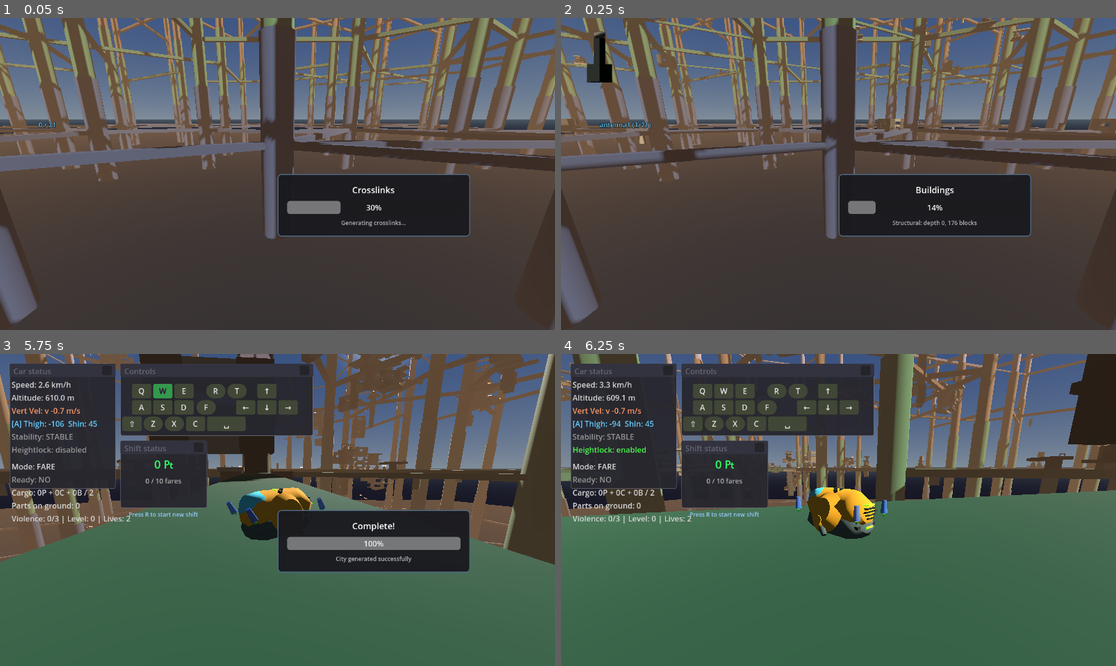
Above: before the commit, frames 1-4 (two rows, left to right).
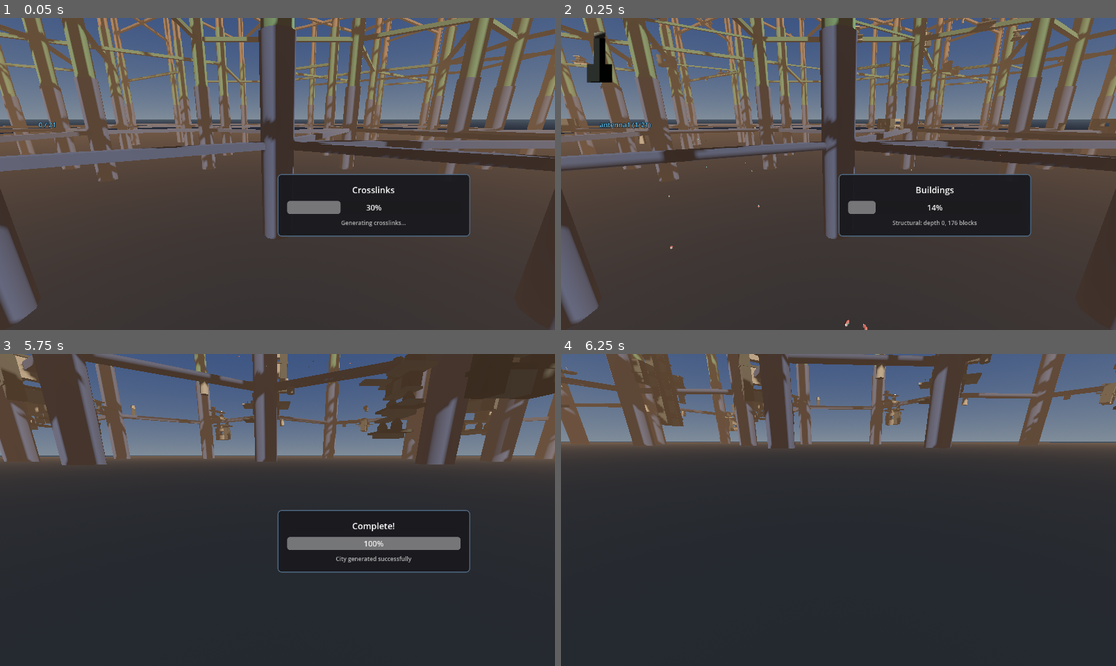
Above: after the commit, the same moments.

Repository: TaxiService/fcar
Game: Godot game, scene res://city/city_test.tscn
Same seed, same stepped clock (60 frames per second), same inputs: the game is played once before the commit and once after it.
Inputs (mouse positions are in pixels of both pictures, inside the frame that each line leads up to):
- Up to frame 1 (0.05 s): no input
- Up to frame 2 (0.25 s): no input
- Up to frame 3 (5.75 s): tap Enter at 0.5 s; move the mouse to (305, 510) at 0.52 s; hold W (forward) from 0.53 s (still down); tap Shift (boost) at 0.6 s; click (305, 510) at 0.67 s; tap Space (jump) at 0.77, 1.52, 3.02, 3.77, 4.52 s; move the mouse to (249, 510) at 1.27 s; tap R (confirm) at 1.35 s; move the mouse to (288, 503) at 2.02 s; tap C (crouch) at 2.1 s; move the mouse to (271, 516) at 2.77 s; tap V (toggle_auto_hover) at 2.85 s; click (271, 516) at 2.92 s; move the mouse to (316, 513) at 3.52 s; hold F (toggle_control_lock) 3.53-4.28 s; move the mouse to (233, 506) at 4.27 s; tap Ctrl at 4.35 s; move the mouse to (283, 510) at 5.02 s; tap Alt at 5.1 s; click (283, 510) at 5.17 s
- Up to frame 4 (6.25 s): release W (forward) at 5.75 s; drag from (755, 432) to (727, 525) at 5.77 s

Frame 1 is identical in both runs. In frame 2, less than 0.1% of the frame differs, in the area x 19-80%, y 4-100%; in frame 3, 77%; in frame 4, 85%, in the area x 0-100%, y 0-100%.

Commit message:
densify highway network, make HighwayGenerator a scene node
HighwayGenerator now produces ~58 routes: multiple ring radii
(outer/mid/inner) with density falloff, intermediate height levels,
all 3 hex-safe cross angles, and paired bidirectional lanes.
Inner rings get scaled spire avoidance (3x strength, 3 passes).
Debug draw supports height and type filtering.

Moved HighwayGenerator from programmatic instantiation to a child
node in city_test.tscn so exports are editable in the inspector.

Co-Authored-By: Claude Opus 4.6 <noreply@anthropic.com>

Diff:
--- a/city/CityGenerator.gd
+++ b/city/CityGenerator.gd
@@ -143,6 +143,7 @@
 
 @export_category("Highways")
 @export var generate_highways: bool = true
+@export var highway_generator_path: NodePath
 var highway_generator: HighwayGenerator
 
 var _rng: RandomNumberGenerator = RandomNumberGenerator.new()
@@ -212,10 +213,9 @@
 	if building_generator:
 		building_generator.reparent(buildings_container)
 
-	# Create HighwayGenerator
-	highway_generator = HighwayGenerator.new()
-	highway_generator.name = "HighwayGenerator"
-	add_child(highway_generator)
+	# Resolve HighwayGenerator from NodePath
+	if highway_generator_path:
+		highway_generator = get_node(highway_generator_path) as HighwayGenerator
 
 func _initialize_rng():
 	if use_random_seed:
--- a/city/HighwayGenerator.gd
+++ b/city/HighwayGenerator.gd
@@ -3,7 +3,7 @@
 
 class HighwayRoute extends RefCounted:
 	var curve: Curve3D
-	var height_level: int       # Biome border index (1, 2, 3...)
+	var height_level: int       # Sequential height index
 	var route_type: String      # "ring" or "cross"
 	var tube_radius: float
 	var speed_limit: float
@@ -12,8 +12,11 @@
 
 @export_category("Highway Generation")
 @export var generate_highways: bool = true
-@export var ring_highways_per_border: int = 1
-@export var cross_highway_count: int = 2
+@export var ring_radii_count: int = 3     # 1=outer, 2=outer+mid, 3=outer+mid+inner
+@export var height_levels_per_border: int = 2  # Subdivisions per biome (1=borders only, 2=+midpoints)
+@export var cross_angles_count: int = 3   # 1-3 unique hex-safe angles
+@export var paired_lanes: bool = true
+@export var lane_separation: float = 60.0
 @export var tube_radius: float = 40.0
 @export var ring_radius_offset: float = 50.0
 @export var spire_avoidance_radius: float = 90.0
@@ -23,11 +26,16 @@
 
 @export_category("Debug")
 @export var debug_draw_highways: bool = false
+@export var debug_draw_height_filter: float = -1.0  # -1 = all, otherwise only near this Y
+@export var debug_draw_type_filter: String = ""       # "" = all, "ring" or "cross"
 
 var routes: Array = []  # Array of HighwayRoute
 var _rng: RandomNumberGenerator = RandomNumberGenerator.new()
 var _debug_container: Node3D = null
 
+# Hex face-center safe angles (perpendicular to vertex directions for pointy-top hex)
+const SAFE_CROSS_ANGLES = [0.0, PI / 3.0, 2.0 * PI / 3.0]
+
 func set_seed(seed_value: int):
 	_rng.seed = seed_value
 
@@ -37,26 +45,26 @@
 
 	_clear()
 
-	var biome_height = city_gen.spire_height / city_gen.biome_count
-
-	# Ring highways at each biome border (skip ground level border 0)
-	for border_idx in range(1, city_gen.biome_count):
-		var border_y = biome_height * border_idx
-		for i in range(ring_highways_per_border):
-			var route = _generate_ring_highway(city_gen, border_y, border_idx, i)
-			if route:
-				routes.append(route)
-
-	# Cross highways along hex face-center directions (safe angles that avoid spires)
-	# Pointy-top hex has vertices at 30°+n*60°, so face-centers are at n*60° (0°, 60°, 120°)
-	var safe_angles = [0.0, PI / 3.0, 2.0 * PI / 3.0]
-	for i in range(cross_highway_count):
-		var border_idx = (i % (city_gen.biome_count - 1)) + 1
-		var border_y = biome_height * border_idx
-		var angle = safe_angles[i % safe_angles.size()]
-		var route = _generate_cross_highway(city_gen, border_y, border_idx, angle)
-		if route:
-			routes.append(route)
+	var max_spire_dist = _get_max_spire_radius(city_gen)
+
+	# Calculate all height levels and ring radii
+	var heights = _calc_height_levels(city_gen)
+	var ring_radii = _calc_ring_radii(max_spire_dist)
+
+	# Generate ring highways
+	for h_idx in range(heights.size()):
+		var y = heights[h_idx]
+		for r_idx in range(ring_radii.size()):
+			if not _should_generate_ring(r_idx, h_idx):
+				continue
+			_generate_ring_pair(city_gen, y, h_idx, ring_radii[r_idx], r_idx, max_spire_dist)
+
+	# Generate cross highways
+	var num_angles = mini(cross_angles_count, SAFE_CROSS_ANGLES.size())
+	for h_idx in range(heights.size()):
+		var y = heights[h_idx]
+		for a_idx in range(num_angles):
+			_generate_cross_pair(city_gen, y, h_idx, SAFE_CROSS_ANGLES[a_idx], max_spire_dist)
 
 	var ring_count = 0
 	var cross_count = 0
@@ -65,7 +73,8 @@
 			ring_count += 1
 		else:
 			cross_count += 1
-	print("HighwayGenerator: Generated %d routes (%d ring, %d cross)" % [routes.size(), ring_count, cross_count])
+	print("HighwayGenerator: Generated %d routes (%d ring, %d cross) across %d heights, %d ring radii" % [
+		routes.size(), ring_count, cross_count, heights.size(), ring_radii.size()])
 
 	if debug_draw_highways:
 		_draw_debug()
@@ -75,6 +84,36 @@
 	if _debug_container:
 		_debug_container.queue_free()
 		_debug_container = null
+
+# --- Height and radius calculation ---
+
+func _calc_height_levels(city_gen: CityGenerator) -> Array[float]:
+	var heights: Array[float] = []
+	var total_sub = city_gen.biome_count * height_levels_per_border
+	var spacing = city_gen.spire_height / total_sub
+	var max_y = city_gen.spire_height * float(city_gen.biome_count - 1) / city_gen.biome_count
+	for i in range(1, total_sub):
+		var y = spacing * i
+		if y <= max_y:
+			heights.append(y)
+	return heights
+
+func _calc_ring_radii(max_spire_dist: float) -> Array[float]:
+	var radii: Array[float] = []
+	radii.append(max_spire_dist + ring_radius_offset)  # Outer — clear of all spires
+	if ring_radii_count >= 2:
+		radii.append(max_spire_dist * 0.6)  # Mid — between hex ring 1 and 2
+	if ring_radii_count >= 3:
+		radii.append(max_spire_dist * 0.3)  # Inner — between center and hex ring 1
+	return radii
+
+func _should_generate_ring(radius_idx: int, height_idx: int) -> bool:
+	# Density falloff: inner rings get fewer height levels
+	match radius_idx:
+		0: return true                   # Outer: all heights
+		1: return height_idx % 2 == 0    # Mid: every other
+		2: return height_idx % 3 == 0    # Inner: every 3rd
+	return true
 
 func _get_max_spire_radius(city_gen: CityGenerator) -> float:
 	var max_dist = 0.0
@@ -84,147 +123,198 @@
 			max_dist = dist
 	return max_dist
 
-func _generate_ring_highway(city_gen: CityGenerator, base_y: float, border_idx: int, ring_index: int) -> HighwayRoute:
-	var max_spire_dist = _get_max_spire_radius(city_gen)
-	var ring_radius = max_spire_dist + ring_radius_offset + ring_index * tube_radius * 2.5
-
-	var circumference = TAU * ring_radius
-	var num_points = maxi(12, int(circumference / waypoint_spacing))
-
-	# Phase offset for organic undulation
+# --- Avoidance parameters per ring tier ---
+
+func _avoidance_strength(radius_idx: int, max_spire_dist: float, radius: float) -> float:
+	var fraction = clampf(radius / (max_spire_dist + ring_radius_offset), 0.0, 1.0)
+	return 1.0 + (1.0 - fraction) * 2.0  # Inner=3x, outer=1x
+
+func _avoidance_passes(radius_idx: int) -> int:
+	if radius_idx == 0:
+		return 1
+	if radius_idx == 1:
+		return 2
+	return 3
+
+func _spacing_for_radius(radius_idx: int) -> float:
+	# Tighter spacing for interior rings (more obstacles to weave through)
+	if radius_idx == 0:
+		return waypoint_spacing
+	return waypoint_spacing * 0.7
+
+# --- Ring highway generation ---
+
+func _generate_ring_pair(city_gen: CityGenerator, y: float, h_idx: int, radius: float, r_idx: int, max_spire_dist: float):
+	var strength = _avoidance_strength(r_idx, max_spire_dist, radius)
+	var passes = _avoidance_passes(r_idx)
+	var spacing = _spacing_for_radius(r_idx)
+
+	if paired_lanes:
+		var r_inner = radius - lane_separation * 0.5
+		var r_outer = radius + lane_separation * 0.5
+
+		var pts_a = _generate_ring_points(city_gen, y, r_inner, spacing, strength, passes)
+		_add_route(_build_loop_curve(pts_a), h_idx, "ring")
+
+		var pts_b = _generate_ring_points(city_gen, y, r_outer, spacing, strength, passes)
+		pts_b.reverse()
+		_add_route(_build_loop_curve(pts_b), h_idx, "ring")
+	else:
+		var pts = _generate_ring_points(city_gen, y, radius, spacing, strength, passes)
+		_add_route(_build_loop_curve(pts), h_idx, "ring")
+
+func _generate_ring_points(city_gen: CityGenerator, base_y: float, radius: float,
+		spacing: float, strength: float, passes: int) -> Array[Vector3]:
+	var circumference = TAU * radius
+	var num_points = maxi(12, int(circumference / spacing))
 	var phase = _rng.randf() * TAU
-
 	var points: Array[Vector3] = []
 
 	for i in range(num_points):
 		var angle = TAU * i / num_points
-		var x = cos(angle) * ring_radius
-		var z = sin(angle) * ring_radius
-
-		# Multi-frequency Y undulation for organic feel
+		var x = cos(angle) * radius
+		var z = sin(angle) * radius
+
 		var y_offset = sin(angle * 3.0 + phase) * y_undulation_amplitude * 0.7 \
 			+ sin(angle * 7.0 + phase * 2.3) * y_undulation_amplitude * 0.3
 		var y = base_y + y_offset
 
 		var point = Vector3(x, y, z)
-		point = _avoid_spires(point, city_gen.spire_positions)
+		for p in range(passes):
+			point = _avoid_spires(point, city_gen.spire_positions, strength)
 		points.append(point)
 
-	# Build Curve3D with smooth handles and loop closure
+	return points
+
+# --- Cross highway generation ---
+
+func _generate_cross_pair(city_gen: CityGenerator, y: float, h_idx: int, angle: float, max_spire_dist: float):
+	var extent = max_spire_dist + ring_radius_offset + 100.0
+	var strength = _avoidance_strength(0, max_spire_dist, extent)
+	var passes = 1
+
+	var center_pts = _generate_cross_points(city_gen, y, angle, extent, strength, passes)
+
+	if paired_lanes:
+		var perp = Vector3(-sin(angle), 0, cos(angle))
+		var offset = perp * lane_separation * 0.5
+
+		var pts_a: Array[Vector3] = []
+		for pt in center_pts:
+			pts_a.append(pt + offset)
+		_add_route(_build_open_curve(pts_a), h_idx, "cross")
+
+		var pts_b: Array[Vector3] = []
+		for pt in center_pts:
+			pts_b.append(pt - offset)
+		pts_b.reverse()
+		_add_route(_build_open_curve(pts_b), h_idx, "cross")
+	else:
+		_add_route(_build_open_curve(center_pts), h_idx, "cross")
+
+func _generate_cross_points(city_gen: CityGenerator, base_y: float, direction_angle: float,
+		extent: float, strength: float, passes: int) -> Array[Vector3]:
+	var dir = Vector2(cos(direction_angle), sin(direction_angle))
+	var start_2d = -dir * extent
+	var end_2d = dir * extent
+
+	var total_dist = start_2d.distance_to(end_2d)
+	var num_segments = maxi(4, int(total_dist / waypoint_spacing))
+
+	var phase = _rng.randf() * TAU
+	var points: Array[Vector3] = []
+
+	for i in range(num_segments + 1):
+		var t = float(i) / num_segments
+		var pos_2d = start_2d.lerp(end_2d, t)
+
+		var center_weight = sin(t * PI)
+		var y_offset = sin(t * PI * 4.0 + phase) * y_undulation_amplitude * center_weight
+		var y = base_y + y_offset
+
+		var point = Vector3(pos_2d.x, y, pos_2d.y)
+		for p in range(passes):
+			point = _avoid_spires(point, city_gen.spire_positions, strength)
+		points.append(point)
+
+	return points
+
+# --- Route creation helpers ---
+
+func _add_route(curve: Curve3D, h_idx: int, type: String):
+	if not curve:
+		return
+	var route = HighwayRoute.new()
+	route.curve = curve
+	route.height_level = h_idx
+	route.route_type = type
+	route.tube_radius = tube_radius
+	route.speed_limit = default_speed_limit
+	route.is_loop = (type == "ring")
+	route.total_length = curve.get_baked_length()
+	routes.append(route)
+
+func _build_loop_curve(points: Array[Vector3]) -> Curve3D:
+	if points.size() < 3:
+		return null
+
 	var curve = Curve3D.new()
-
 	for i in range(points.size()):
 		var prev_idx = (i - 1 + points.size()) % points.size()
 		var next_idx = (i + 1) % points.size()
-
-		var to_next = points[next_idx] - points[i]
-		var to_prev = points[prev_idx] - points[i]
-		var tangent = (to_next - to_prev).normalized()
+		var tangent = (points[next_idx] - points[prev_idx]).normalized()
 		var handle_len = points[i].distance_to(points[next_idx]) * 0.33
-
 		curve.add_point(points[i], -tangent * handle_len, tangent * handle_len)
 
-	# Close the loop by duplicating first point at the end
+	# Close the loop by duplicating first point
 	var p0 = points[0]
-	var prev_last = points[points.size() - 1]
-	var next_first = points[1]
-	var close_tangent = (next_first - prev_last).normalized()
-	var close_handle_len = p0.distance_to(next_first) * 0.33
-	curve.add_point(p0, -close_tangent * close_handle_len, close_tangent * close_handle_len)
-
-	var route = HighwayRoute.new()
-	route.curve = curve
-	route.height_level = border_idx
-	route.route_type = "ring"
-	route.tube_radius = tube_radius
-	route.speed_limit = default_speed_limit
-	route.is_loop = true
-	route.total_length = curve.get_baked_length()
-
-	print("  Ring highway at y=%.0f, radius=%.0f, %d points, length=%.0fm" % [
-		base_y, ring_radius, num_points, route.total_length])
-
-	return route
-
-func _generate_cross_highway(city_gen: CityGenerator, base_y: float, border_idx: int, direction_angle: float) -> HighwayRoute:
-	var max_spire_dist = _get_max_spire_radius(city_gen)
-	var extent = max_spire_dist + ring_radius_offset + 100.0
-
-	var dir = Vector2(cos(direction_angle), sin(direction_angle))
-	var start_2d = -dir * extent
-	var end_2d = dir * extent
-
-	var total_dist = start_2d.distance_to(end_2d)
-	var num_segments = maxi(4, int(total_dist / waypoint_spacing))
-
-	var phase = _rng.randf() * TAU
-	var points: Array[Vector3] = []
-
-	for i in range(num_segments + 1):
-		var t = float(i) / num_segments
-		var pos_2d = start_2d.lerp(end_2d, t)
-
-		# Y undulation — gentler near endpoints, stronger in the middle
-		var center_weight = sin(t * PI)  # 0 at ends, 1 at middle
-		var y_offset = sin(t * PI * 4.0 + phase) * y_undulation_amplitude * center_weight
-		var y = base_y + y_offset
-
-		var point = Vector3(pos_2d.x, y, pos_2d.y)
-		point = _avoid_spires(point, city_gen.spire_positions)
-		points.append(point)
-
-	# Build Curve3D with smooth handles (open-ended)
+	var close_tangent = (points[1] - points[points.size() - 1]).normalized()
+	var close_len = p0.distance_to(points[1]) * 0.33
+	curve.add_point(p0, -close_tangent * close_len, close_tangent * close_len)
+
+	return curve
+
+func _build_open_curve(points: Array[Vector3]) -> Curve3D:
+	if points.size() < 2:
+		return null
+
 	var curve = Curve3D.new()
-
 	for i in range(points.size()):
 		var in_handle = Vector3.ZERO
 		var out_handle = Vector3.ZERO
 
 		if i > 0 and i < points.size() - 1:
-			var to_next = points[i + 1] - points[i]
-			var to_prev = points[i - 1] - points[i]
-			var tangent = (to_next - to_prev).normalized()
+			var tangent = (points[i + 1] - points[i - 1]).normalized()
 			var handle_len = points[i].distance_to(points[i + 1]) * 0.33
 			in_handle = -tangent * handle_len
 			out_handle = tangent * handle_len
-		elif i == 0 and points.size() > 1:
+		elif i == 0:
 			var tangent = (points[1] - points[0]).normalized()
-			var handle_len = points[0].distance_to(points[1]) * 0.33
-			out_handle = tangent * handle_len
-		elif i == points.size() - 1 and points.size() > 1:
+			out_handle = tangent * points[0].distance_to(points[1]) * 0.33
+		else:  # last point
 			var tangent = (points[i] - points[i - 1]).normalized()
-			var handle_len = points[i - 1].distance_to(points[i]) * 0.33
-			in_handle = -tangent * handle_len
+			in_handle = -tangent * points[i - 1].distance_to(points[i]) * 0.33
 
 		curve.add_point(points[i], in_handle, out_handle)
 
-	var route = HighwayRoute.new()
-	route.curve = curve
-	route.height_level = border_idx
-	route.route_type = "cross"
-	route.tube_radius = tube_radius
-	route.speed_limit = default_speed_limit
-	route.is_loop = false
-	route.total_length = curve.get_baked_length()
-
-	print("  Cross highway at y=%.0f, angle=%.0f°, %d points, length=%.0fm" % [
-		base_y, rad_to_deg(direction_angle), points.size(), route.total_length])
-
-	return route
-
-func _avoid_spires(point: Vector3, spires: Array[Vector3]) -> Vector3:
+	return curve
+
+# --- Spire avoidance ---
+
+func _avoid_spires(point: Vector3, spires: Array[Vector3], strength: float = 1.0) -> Vector3:
 	var result = point
+	var effective_radius = spire_avoidance_radius * strength
 	for spire_pos in spires:
 		var spire_xz = Vector2(spire_pos.x, spire_pos.z)
 		var point_xz = Vector2(result.x, result.z)
 		var dist = point_xz.distance_to(spire_xz)
 
-		if dist < spire_avoidance_radius:
+		if dist < effective_radius:
 			var away = point_xz - spire_xz
 			if away.length() < 0.01:
 				away = Vector2(_rng.randf() - 0.5, _rng.randf() - 0.5)
 			away = away.normalized()
-			var push = spire_avoidance_radius - dist + 10.0
+			var push = effective_radius - dist + 10.0
 			result.x += away.x * push
 			result.z += away.y * push
 
@@ -240,11 +330,29 @@
 	_debug_container.name = "HighwayDebug"
 	add_child(_debug_container)
 
+	var height_tolerance = 50.0
+	var drawn = 0
+
 	for route in routes:
+		# Type filter
+		if debug_draw_type_filter != "" and route.route_type != debug_draw_type_filter:
+			continue
+
+		# Height filter — check first curve point's Y
+		if debug_draw_height_filter >= 0.0:
+			if route.curve.point_count == 0:
+				continue
+			var route_y = route.curve.get_point_position(0).y
+			if absf(route_y - debug_draw_height_filter) > height_tolerance:
+				continue
+
 		var color = Color.DODGER_BLUE if route.route_type == "ring" else Color.ORANGE
 		_draw_curve_line(route.curve, color)
 		for p_idx in range(route.curve.point_count):
 			_draw_waypoint_sphere(route.curve.get_point_position(p_idx), color)
+		drawn += 1
+
+	print("HighwayGenerator: Debug drew %d / %d routes" % [drawn, routes.size()])
 
 func _draw_curve_line(curve: Curve3D, color: Color):
 	var baked_length = curve.get_baked_length()
--- a/city/city_test.tscn
+++ b/city/city_test.tscn
@@ -11,6 +11,7 @@
 [ext_resource type="Script" uid="uid://7xu3fgcqlm5x" path="res://city/LODIntegration.gd" id="8_nix7l"]
 [ext_resource type="Script" uid="uid://1mpmjxdgxui" path="res://city/BuildingGenerator.gd" id="10_bgen"]
 [ext_resource type="Script" uid="uid://bw11b4s2c56h3" path="res://systems/TrafficManager.gd" id="11_traf"]
+[ext_resource type="Script" path="res://city/HighwayGenerator.gd" id="12_hgen"]
 
 [sub_resource type="ProceduralSkyMaterial" id="ProceduralSkyMaterial_sky"]
 sky_top_color = Color(0.2, 0.3, 0.5, 1)
@@ -72,9 +73,14 @@
 bottom_seed_sizes = 4
 edge_top_sizes = 1
 building_generator_path = NodePath("BuildingGenerator")
+highway_generator_path = NodePath("HighwayGenerator")
+spawn_fcar = false
 
 [node name="BuildingGenerator" type="Node3D" parent="CityGenerator"]
 script = ExtResource("10_bgen")
+
+[node name="HighwayGenerator" type="Node3D" parent="CityGenerator"]
+script = ExtResource("12_hgen")
 
 [node name="PeopleManager" type="Node" parent="."]
 script = ExtResource("1_yage8")
Not shown: 1 places in city/city_test.tscn that only renumber resources
